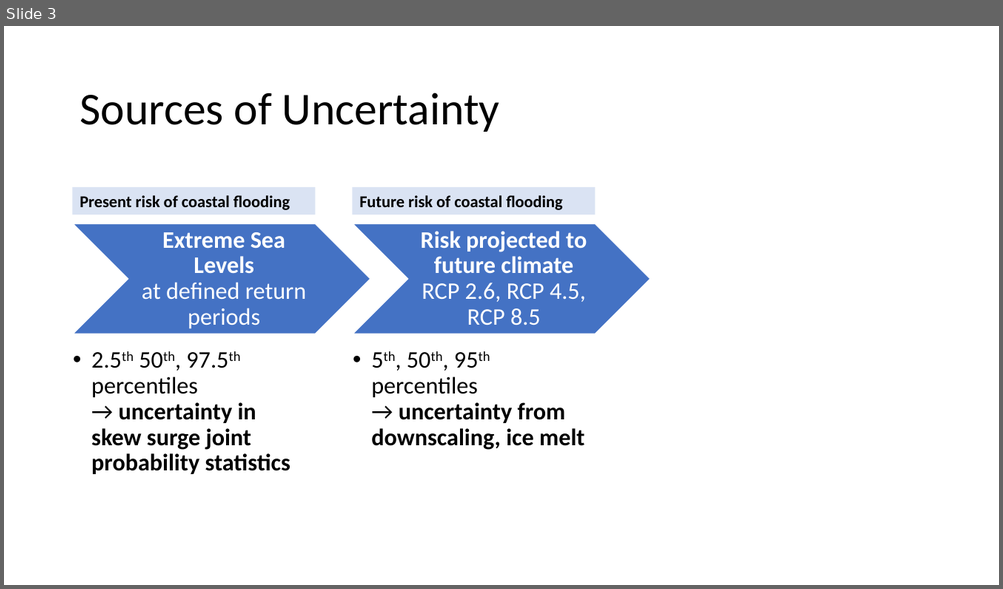
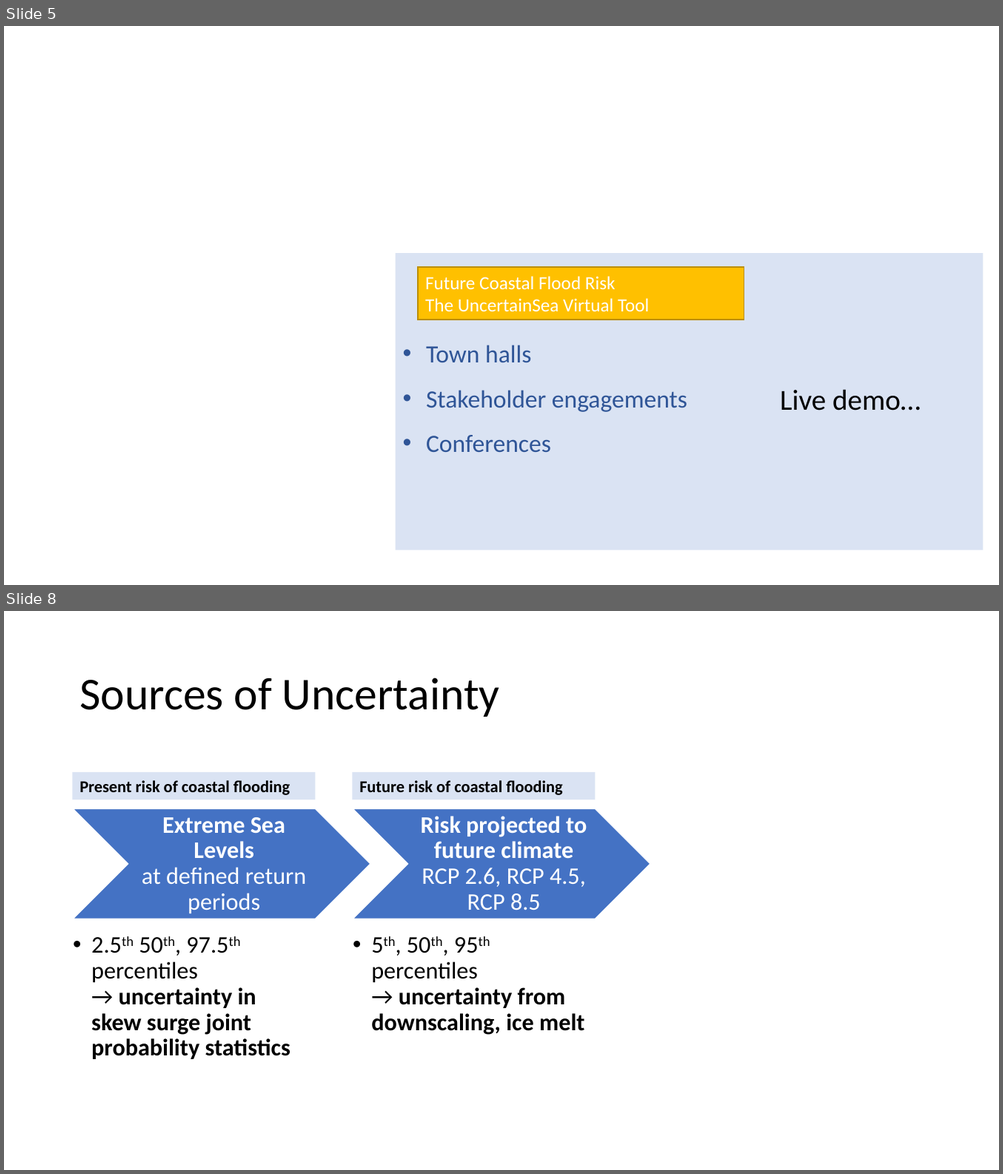
Before and after one commit to TPerkins94/UncertainSea, a slide deck: UncertainSea presentation 2021-03-17.pptx. Shown one above the other, each under a label of ours: slide 3 before the commit, slides 5 and 8 after it; the slides between them are not shown. The pictures are 1003x589 and 1003x1174 pixels, drawn with LibreOffice and Linux fonts; fonts in the diff are those of the drawing. Boxes give left, top, right and bottom in pixels: in the first picture for what was removed or moved away, otherwise in the second. Text is boxed around its words. In the diff, an @@ line names an element or a change of style, - is before the commit and + after.

```diff
--- a/UncertainSea presentation 2021-03-17.pptx
+++ b/UncertainSea presentation 2021-03-17.pptx
@@ slide 5 added at [4,26,999,585], background #FFFFFF @@
@@ rectangle added at [395,254,983,551], fill #DAE3F3, 24 pt, text #2F5597 @@
+• Town halls
+• Stakeholder engagements
+• Conferences
@@ rectangle added at [418,267,744,320], fill #FFC000, outline #BD8E00 1 pt, 18 pt, text #FFFFFF @@
+Future Coastal Flood Risk
+The UncertainSea Virtual Tool
@@ text added at [780,389,920,411], 28 pt, text #000000 @@
+Live demo…
@@ what was slide 3 is now slide 8 @@
```
Also in this commit, not shown: 1 slide changed, 7 other slides added, 1 slide removed.
